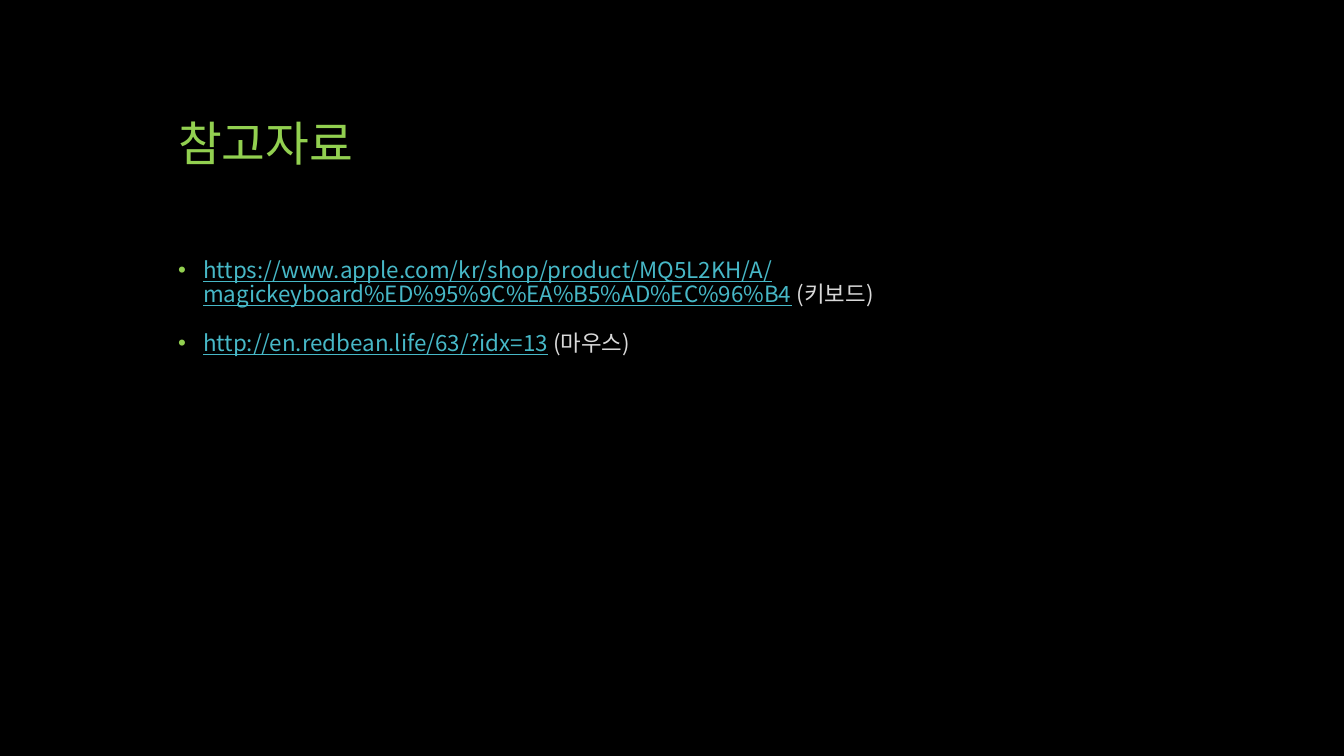
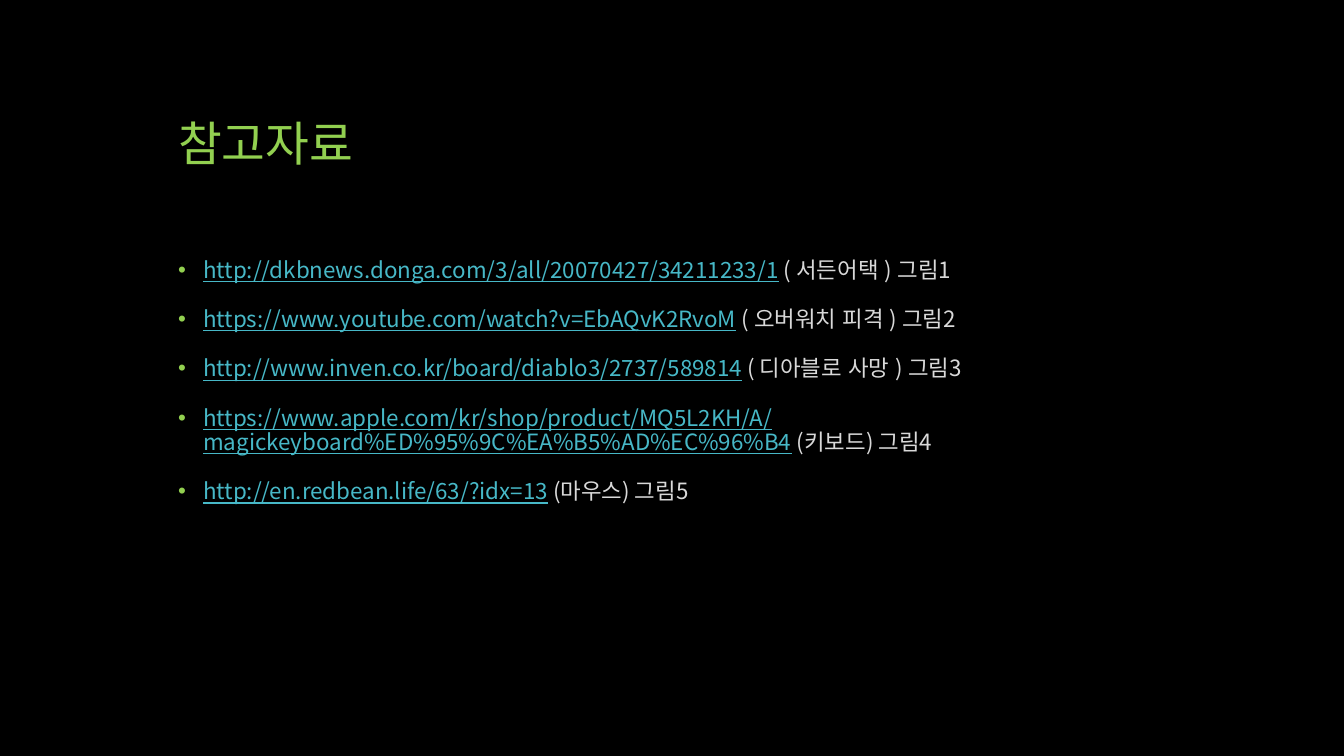
Before and after one commit to qwert830/SP, a slide deck: slide 13 of 기획/UTB (Unknown Team Battle).pptx (slide 12 before the commit). Drawn at 1344x756 pixels with LibreOffice and Linux fonts; fonts in the diff are those of the drawing. Boxes give left, top, right and bottom in pixels: in the first picture for what was removed or moved away, otherwise in the second. Text is boxed around its words. In the diff, an @@ line names an element or a change of style, - is before the commit and + after.

```diff
--- a/기획/UTB (Unknown Team Battle).pptx
+++ b/기획/UTB (Unknown Team Battle).pptx
@@ text at (x1=203, y1=259, x2=962, y2=504): text changed @@
-• https://www.apple.com/kr/shop/product/MQ5L2KH/A/magickeyboard%ED%95%9C%EA%B5%AD%EC%96%B4 (키보드)
-• http://en.redbean.life/63/?idx=13 (마우스)
+• http://dkbnews.donga.com/3/all/20070427/34211233/1 ( 서든어택 ) 그림1
+• https://www.youtube.com/watch?v=EbAQvK2RvoM ( 오버워치 피격 ) 그림2
+• http://www.inven.co.kr/board/diablo3/2737/589814 ( 디아블로 사망 ) 그림3
+• https://www.apple.com/kr/shop/product/MQ5L2KH/A/magickeyboard%ED%95%9C%EA%B5%AD%EC%96%B4 (키보드) 그림4
+• http://en.redbean.life/63/?idx=13 (마우스) 그림5
```
Also in this commit, not shown: 5 other slides changed, 1 slide added.
